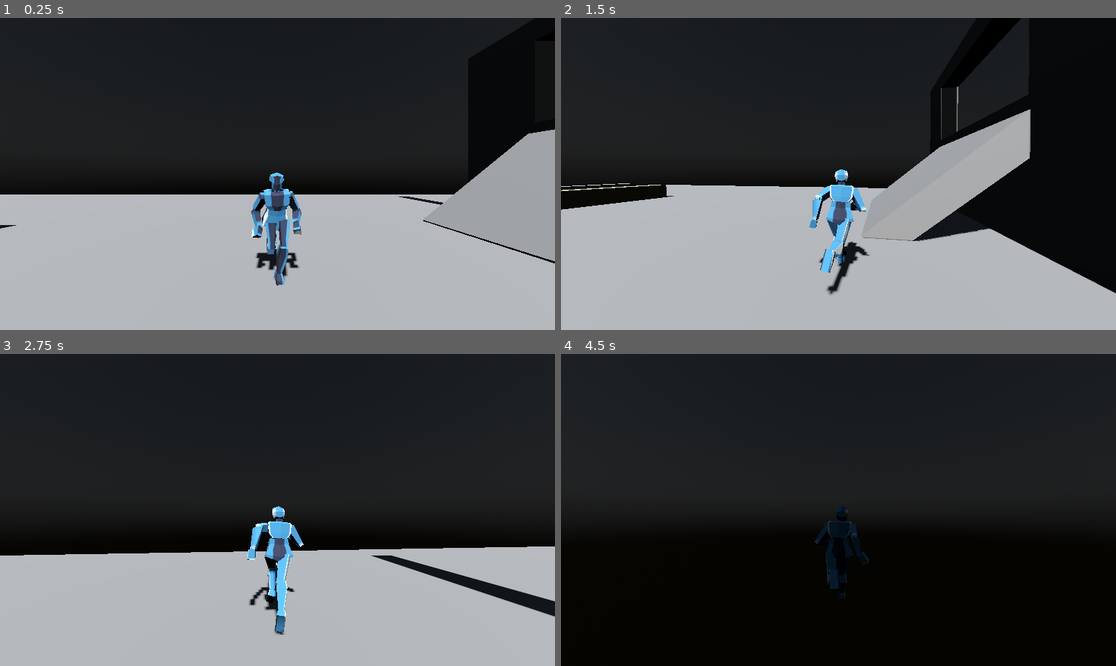
Above: before the commit, frames 1-4 (two rows, left to right).
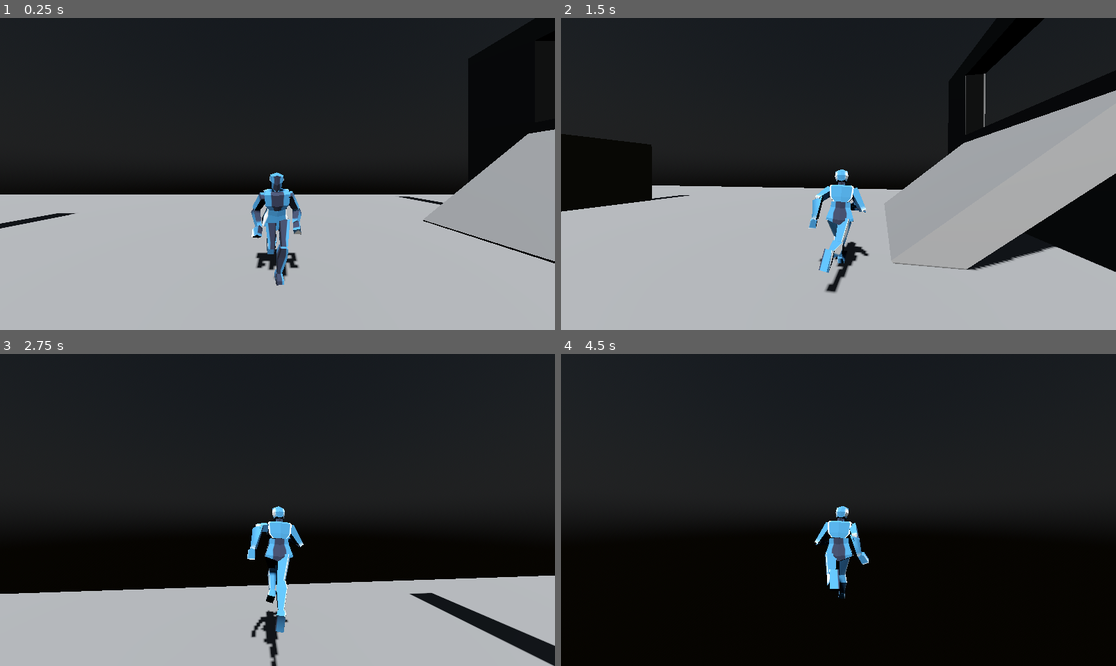
Above: after the commit, the same moments.

Repository: TheCodeWizard27/ProjectAtrox
Game: Godot game, scene res://src/scenes/player/player_test_scene.tscn
Two runs of this game, one before a commit and one after it. Both use one fixed random seed, a clock stepped at 60 frames per second and the inputs below. This scene is started directly instead of the project's main scene. The engine's default icon, where the game draws it, is replaced by a stand-in: a white triangle on a blue panel in a dark square.
Inputs (mouse positions are in pixels of both pictures, inside the frame that each line leads up to):
- Up to frame 1 (0.25 s): no input
- Up to frame 2 (1.5 s): move the mouse to (960, 158) at 0.52 s; hold Right (ui_right) 0.53-1.28 s; hold Space (jump) 0.53-1.28 s; click (960, 158) at 0.67 s; move the mouse to (810, 174) at 1.27 s; hold Up (ui_up) from 1.28 s (still down); click (810, 174) at 1.35 s
- Up to frame 3 (2.75 s): keep holding Up (ui_up); tap Space (jump) at 1.52, 1.55, 1.82, 2.3 s; move the mouse to (288, 503) at 2.02 s; hold Shift (shift) from 2.03 s (still down)
- Up to frame 4 (4.5 s): keep holding Up (ui_up); move the mouse to (832, 516) at 2.77 s; release Shift (shift) at 2.78 s; tap Space (jump) at 2.85, 3.02, 3.32 s; move the mouse to (877, 513) at 3.52 s; hold Space (jump) 3.53-4.28 s; click (877, 513) at 3.6 s; move the mouse to (794, 506) at 4.27 s; tap Shift (shift) at 4.35 s

The runs differ from the first frame. In frame 1, 0.2% of the frame differs, in the area x 0-14%, y 62-67%; in frame 2, 12%; in frame 3, 13%, in the area x 0-100%, y 54-100%; in frame 4, 1.1%.

Commit message:
Added jumping state and improved movement.

Diff:
--- a/src/scenes/player/player.gd
+++ b/src/scenes/player/player.gd
@@ -28,19 +28,15 @@
 
 	# Calculate velocity with separated y component.
 	var y_velocity = _body.velocity.y
-	_body.velocity = _body.velocity.move_toward(move_dir * max_speed, acceleration * delta)
-	_body.velocity.y = y_velocity - Globals.GRAVITY * 3 * delta
+	_body.velocity = move_dir * max_speed
+	# TODO maybe using acceleration movement is not the way.
+	#_body.velocity = _body.velocity.move_toward(move_dir * max_speed, acceleration * delta)
+	_body.velocity.y = y_velocity - Globals.GRAVITY * delta
 
 	# Rotate Character body
 	if(move_dir.length() > turn_threshold):
 		var target = Vector3.BACK.signed_angle_to(move_dir, Vector3.UP)
 		_body.rotation.y = lerp_angle(_body.rotation.y, target, 10 * delta)
-
-	#var x_speed = move_dir.x * speed * speed_modifier
-	#var z_speed = move_dir.z * speed * speed_modifier
-
-	#_body.velocity.x = lerpf(_body.velocity.x, min(x_speed, speed), 1)
-	#_body.velocity.z = lerpf(_body.velocity.z, min(z_speed, speed), 1)
 
 func _set_camera_active(value: bool) -> void:
 	_camera_mount.active = value
--- a/src/scenes/player/player.tscn
+++ b/src/scenes/player/player.tscn
@@ -1,11 +1,12 @@
-[gd_scene load_steps=10 format=3 uid="uid://duchts23k3yxm"]
+[gd_scene load_steps=11 format=3 uid="uid://duchts23k3yxm"]
 
 [ext_resource type="Script" path="res://src/scenes/player/player.gd" id="1_6dcuc"]
 [ext_resource type="Script" path="res://src/utility/state_machine/state_machine.gd" id="1_vniht"]
-[ext_resource type="PackedScene" uid="uid://cg7pt0ick1aks" path="res://src/assets/guy.tscn" id="2_cngte"]
+[ext_resource type="PackedScene" path="res://src/assets/guy.tscn" id="2_cngte"]
 [ext_resource type="Script" path="res://src/scenes/player/camera_mount.gd" id="3_fv4qe"]
 [ext_resource type="Script" path="res://src/scenes/player/states/airborne.gd" id="4_ktq5s"]
 [ext_resource type="Script" path="res://src/scenes/player/states/grounded.gd" id="5_6nusj"]
+[ext_resource type="Script" path="res://src/scenes/player/states/jumping.gd" id="7_hbynt"]
 
 [sub_resource type="CapsuleMesh" id="CapsuleMesh_gngtj"]
 
@@ -59,3 +60,8 @@
 script = ExtResource("5_6nusj")
 player = NodePath("../..")
 body = NodePath("../../Body")
+
+[node name="Jumping" type="Node" parent="State" node_paths=PackedStringArray("player", "body")]
+script = ExtResource("7_hbynt")
+player = NodePath("../..")
+body = NodePath("../../Body")
--- a/src/scenes/player/player_test_scene.tscn
+++ b/src/scenes/player/player_test_scene.tscn
@@ -37,7 +37,6 @@
 
 [node name="Player" parent="." instance=ExtResource("1_juro1")]
 transform = Transform3D(1, 0, 0, 0, 1, 0, 0, 0, 1, 0, -1.80443, 0)
-acceleration = 100.0
 
 [node name="FreeCam" parent="." instance=ExtResource("2_32amj")]
 transform = Transform3D(1, 0, 0, 0, 1, 0, 0, 0, 1, -0.305, 6.94618, -1.7631)
@@ -72,7 +71,7 @@
 material = SubResource("StandardMaterial3D_0dx38")
 
 [node name="CSGBox3D4" type="CSGBox3D" parent="Map"]
-transform = Transform3D(1, 0, 0, 0, 1, 0, 0, 0, 1, -10.6864, -1.30443, 0.741699)
+transform = Transform3D(1, 0, 0, 0, 1, 0, 0, 0, 1, -10.6864, 0.19557, 0.741699)
 use_collision = true
-size = Vector3(1, 1, 8)
+size = Vector3(1, 4, 8)
 material = SubResource("StandardMaterial3D_5io4h")
--- a/src/scenes/player/states/airborne.gd
+++ b/src/scenes/player/states/airborne.gd
@@ -2,6 +2,7 @@
 
 func physics_update(delta: float) -> void:
 
+	# TODO maybe always apply gravity instead of just in floating.
 	#body.velocity.y -= Globals.GRAVITY * delta
 
 	if(body.is_on_floor()):
--- a/src/scenes/player/states/grounded.gd
+++ b/src/scenes/player/states/grounded.gd
@@ -14,8 +14,8 @@
 		transition_to(PlayerState.AIRBORNE)
 		return
 
-	#if(Input.is_action_just_pressed(InputHandler.JUMP)):
-		#transition_to(PlayerState.JUMPING)
-		#return
+	if(Input.is_action_just_pressed("jump")):
+		transition_to(PlayerState.JUMPING)
+		return
 
 	player.process_movement(delta)
--- /dev/null
+++ b/src/scenes/player/states/jumping.gd
@@ -0,0 +1,38 @@
+extends PlayerState
+
+@export var min_jump_height: float = 0.8
+@export var max_jump_height: float = 1.2
+
+var _min_velocity: float
+var _max_velocity: float
+var _min_jump_time: float
+var _max_jump_time: float
+var _jump_time: float
+var _min_gravity: float
+
+func enter(msg: Dictionary = {}) -> void:
+
+	_jump_time = 0
+
+	_min_velocity = sqrt(min_jump_height * 2 * Globals.GRAVITY)
+	_max_velocity = sqrt(max_jump_height * 2 * Globals.GRAVITY)
+	_min_gravity = (2 * (_max_velocity ** 2)) / min_jump_height
+
+	_min_jump_time = _min_velocity / _min_gravity
+	_max_jump_time = _max_velocity / Globals.GRAVITY
+
+	body.velocity.y = _max_velocity
+
+func physics_update(delta: float) -> void:
+
+	var still_jumping = Input.is_action_pressed("jump")
+	if(_min_jump_time <= _jump_time && !still_jumping || still_jumping && _max_jump_time <= _jump_time):
+		transition_to(PlayerState.AIRBORNE)
+		return
+
+	if(!still_jumping):
+		body.velocity.y -= abs(_min_gravity - Globals.GRAVITY) * delta
+
+	player.process_movement(delta)
+
+	_jump_time += delta
--- a/src/scenes/player/states/player_state.gd
+++ b/src/scenes/player/states/player_state.gd
@@ -7,3 +7,4 @@
 
 const AIRBORNE: NodePath = ^'Airborne'
 const GROUNDED: NodePath = ^'Grounded'
+const JUMPING: NodePath = ^'Jumping'
--- a/src/utility/globals.gd
+++ b/src/utility/globals.gd
@@ -1,7 +1,7 @@
 
 class_name Globals
 
-const GRAVITY: float = 9.81
+const GRAVITY: float = 9.81 * 2
 const PLAYER_MAX_SPEED: float = 12.0
 const PLAYER_ACCELERATION: float = 40.0
 const PLAYER_MIN_JUMP_HEIGHT: float = 10.0
